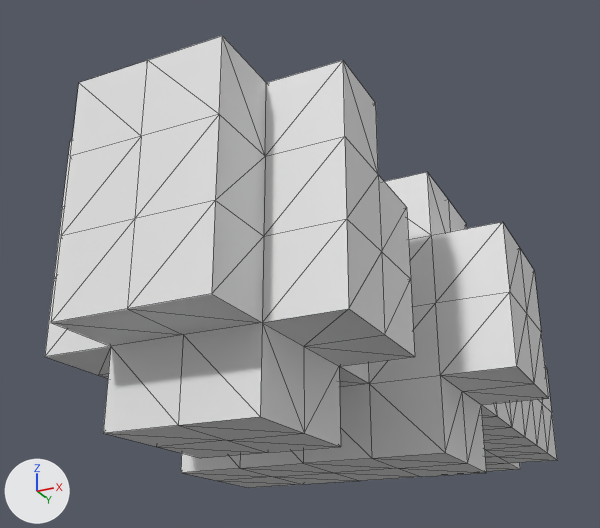
The OBJ model assets/models/population/woman.obj: old version first, new version second.
One viewpoint serves both versions: a camera (50 mm lens) standing at (0.64, -2.168, -0.465) and looking at (-0.095, -0.698, 0.197). The axes (+X, +Y, +Z) are drawn at lower left. The lights are the same throughout. Mesh edges are drawn as thin lines. Where no turn or scale is listed for an object, it has been applied to the vertices.
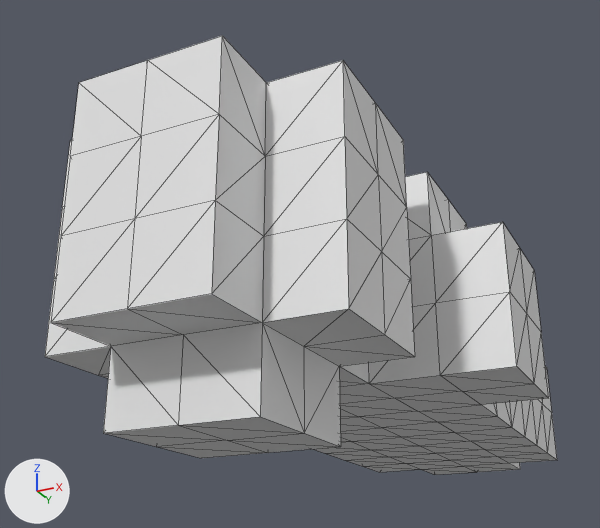
Edits to the bpy script that builds the scene:
```text
Change me_sphere_001:
    used by ob_sphere_001; location = (0.0, 0.0, 0.0)
    remove me_sphere_001.from_pydata(...)  # 232 vertices, 460 faces; spans x -0.38..0.38, y -1.38..0.25, z -0.25..0.25
    add me_sphere_001.from_pydata(...)  # 220 vertices, 436 faces; spans x -0.38..0.38, y -1.38..0.25, z -0.25..0.25
    me_sphere_001 part 1
    1 vertex is removed from x 0.12, y -1.12, z 0.13
    6 faces are deleted
    1 vertex is added at (0.25, -1.0, 0.25)
    6 new faces join them
    me_sphere_001 part 2
    15 vertices are removed from x -0.25..0.25, y -0.88..-0.62, z -0.25
    40 faces are deleted
    3 vertices are added at (0.12, -0.75, -0.12), (-0.12, -0.75, -0.12), (0.0, -0.75, -0.12)
    16 new faces join them
```

Boxes (x1, y1, x2, y2) around the edits, measured in the pictures (600 x 528 px; the box of a moved part takes in the faces that stretch with it):
'Sphere.001', reshaped
    before: (45, 36, 557, 488)
    after: (45, 36, 557, 475)
part 1 of me_sphere_001, moved or reshaped (not visible before)
    after: (376, 104, 407, 207)
part 2 of me_sphere_001, cut back
    before: (181, 375, 487, 488)
    after: (340, 375, 481, 419)
